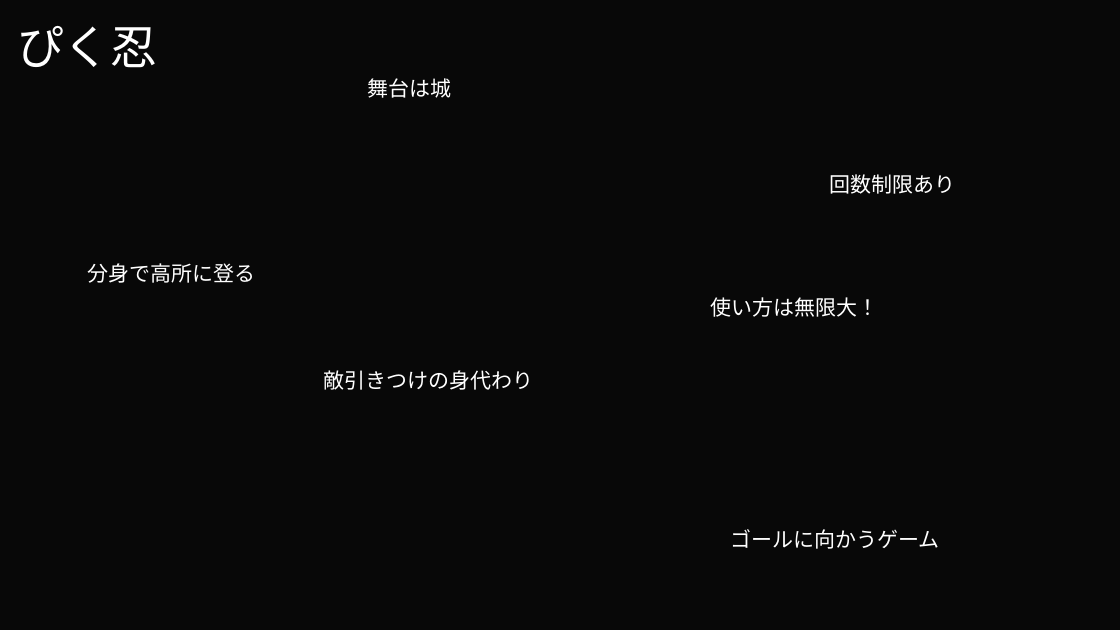
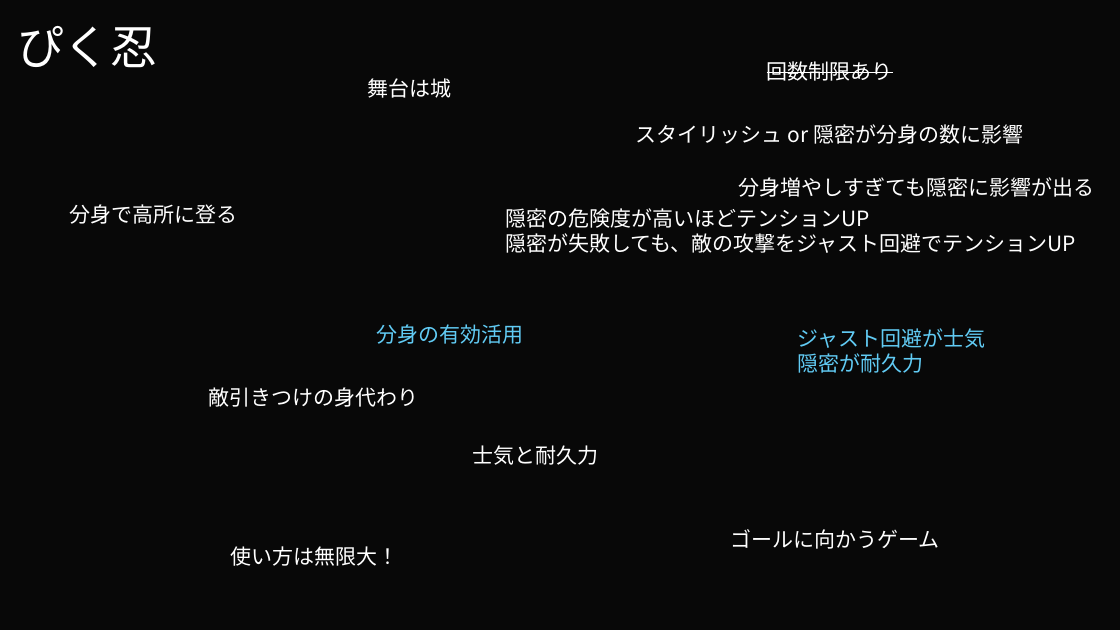
Before and after one commit to TomoyaKanazaki/TeamNinja, a slide deck: slide 2 of 98_plan/00_pptx/05_pikunin.pptx (slide 1 before the commit). Drawn at 1120x630 pixels with LibreOffice and Linux fonts; fonts in the diff are those of the drawing; background and template pictures are left out; a plain dark background stands for a picture behind light text. Boxes give left, top, right and bottom in pixels: in the first picture for what was removed or moved away, otherwise in the second. Text is boxed around its words. In the diff, an @@ line names an element or a change of style, - is before the commit and + after.

```diff
--- a/98_plan/00_pptx/05_pikunin.pptx
+++ b/98_plan/00_pptx/05_pikunin.pptx
@@ text "回数制限あり": place and size @@
-text "回数制限あり" at (830,174,956,194)
+text "回数制限あり" at (767,61,893,81)
@@ text "回数制限あり" at (767,61,893,81): strikethrough on @@
@@ text added at (636,124,1023,144), 18 pt, text #FFFFFF @@
+スタイリッシュ or 隠密が分身の数に影響
@@ text added at (739,177,1095,197), 18 pt, text #FFFFFF @@
+分身増やしすぎても隠密に影響が出る
@@ text "分身で高所に登る": place and size @@
-text "分身で高所に登る" at (88,263,256,283)
+text "分身で高所に登る" at (70,204,238,224)
@@ text added at (505,208,1076,253), 18 pt, text #FFFFFF @@
+隠密の危険度が高いほどテンションUP
+隠密が失敗しても、敵の攻撃をジャスト回避でテンションUP
@@ text added at (376,324,523,344), 18 pt, text #61CBF4 @@
+分身の有効活用
@@ text added at (798,328,986,373), 18 pt, text #61CBF4 @@
+ジャスト回避が士気
+隠密が耐久力
@@ text "敵引きつけの身代わり": place and size @@
-text "敵引きつけの身代わり" at (324,370,534,390)
+text "敵引きつけの身代わり" at (209,387,419,407)
@@ text added at (472,445,598,465), 18 pt, text #FFFFFF @@
+士気と耐久力
@@ text "使い方は無限大！": place and size @@
-text "使い方は無限大！" at (711,297,879,317)
+text "使い方は無限大！" at (231,546,399,566)
```
Also in this commit, not shown: 1 slide added, 1 slide removed.
